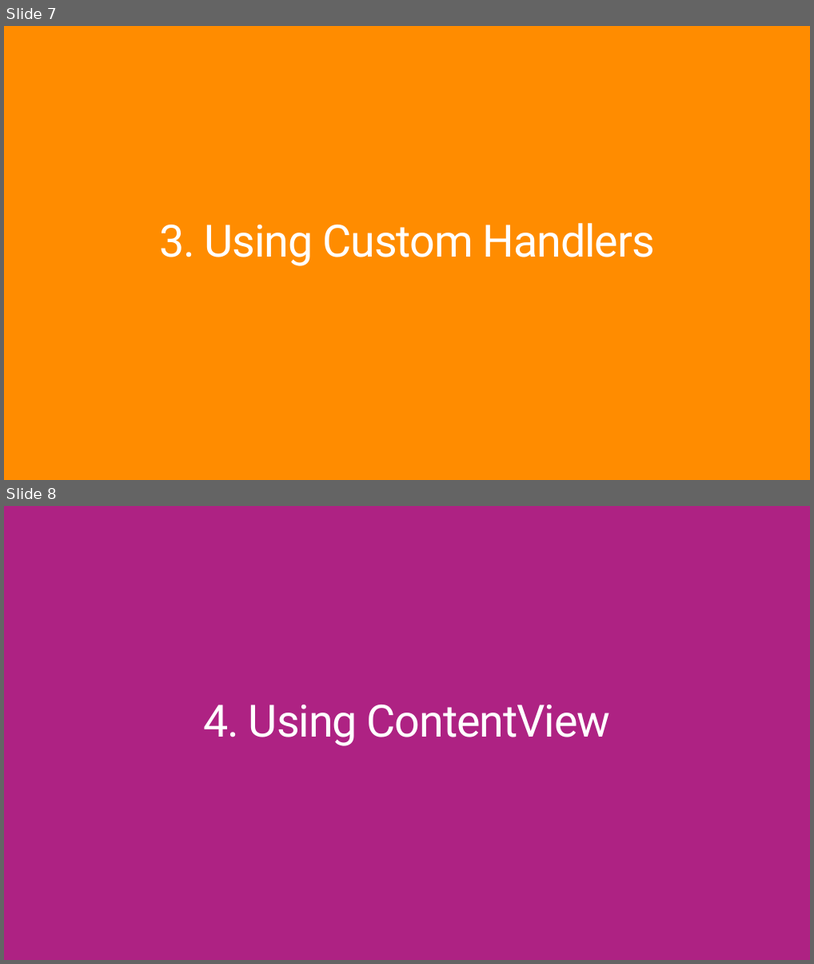
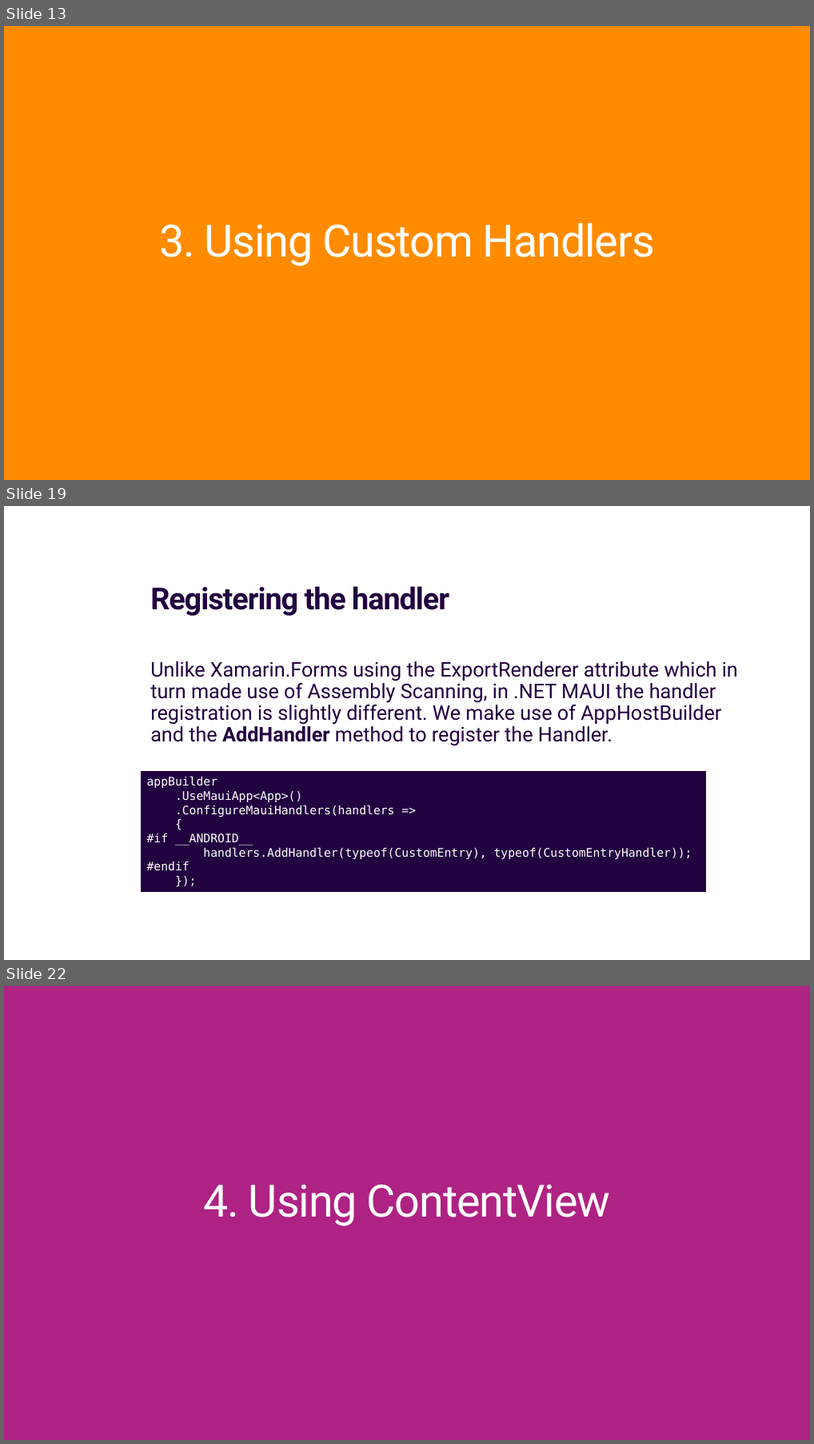
Before and after one commit to jsuarezruiz/ways-create-netmaui-controls, a slide deck: ways-create-netmaui-controls.pptx. Shown one above the other, each under a label of ours: slides 7 and 8 before the commit, slides 13, 19 and 22 after it; the slides between them are not shown. The pictures are 814x964 and 814x1444 pixels, drawn with LibreOffice and Linux fonts; fonts in the diff are those of the drawing. Boxes give left, top, right and bottom in pixels: in the first picture for what was removed or moved away, otherwise in the second. Text is boxed around its words. In the diff, an @@ line names an element or a change of style, - is before the commit and + after.

```diff
--- a/ways-create-netmaui-controls.pptx
+++ b/ways-create-netmaui-controls.pptx
@@ slide 19 added at [4, 506, 810, 960], background #FFFFFF @@
@@ title added at [150, 586, 450, 616], 36 pt, text #210140, bold @@
+Registering the handler
@@ text added at [150, 661, 738, 746], 24 pt, text #210140 @@
+Unlike Xamarin.Forms using the ExportRenderer attribute which in turn made use of Assembly Scanning, in .NET MAUI the handler registration is slightly different. We make use of AppHostBuilder and the AddHandler method to register the Handler.
@@ rectangle added at [141, 772, 706, 892], fill #210140, outline #210140 0.75 pt, 14 pt, text #FFFFFF @@
+appBuilder
+.UseMauiApp<App>()
+.ConfigureMauiHandlers(handlers =>
+{
+#if __ANDROID__
+handlers.AddHandler(typeof(CustomEntry), typeof(CustomEntryHandler));
+#endif
+});
@@ what was slide 7 is now slide 13 @@
@@ what was slide 8 is now slide 22 @@
```
Also in this commit, not shown: 1 slide changed, 14 other slides added, 1 slide removed.
